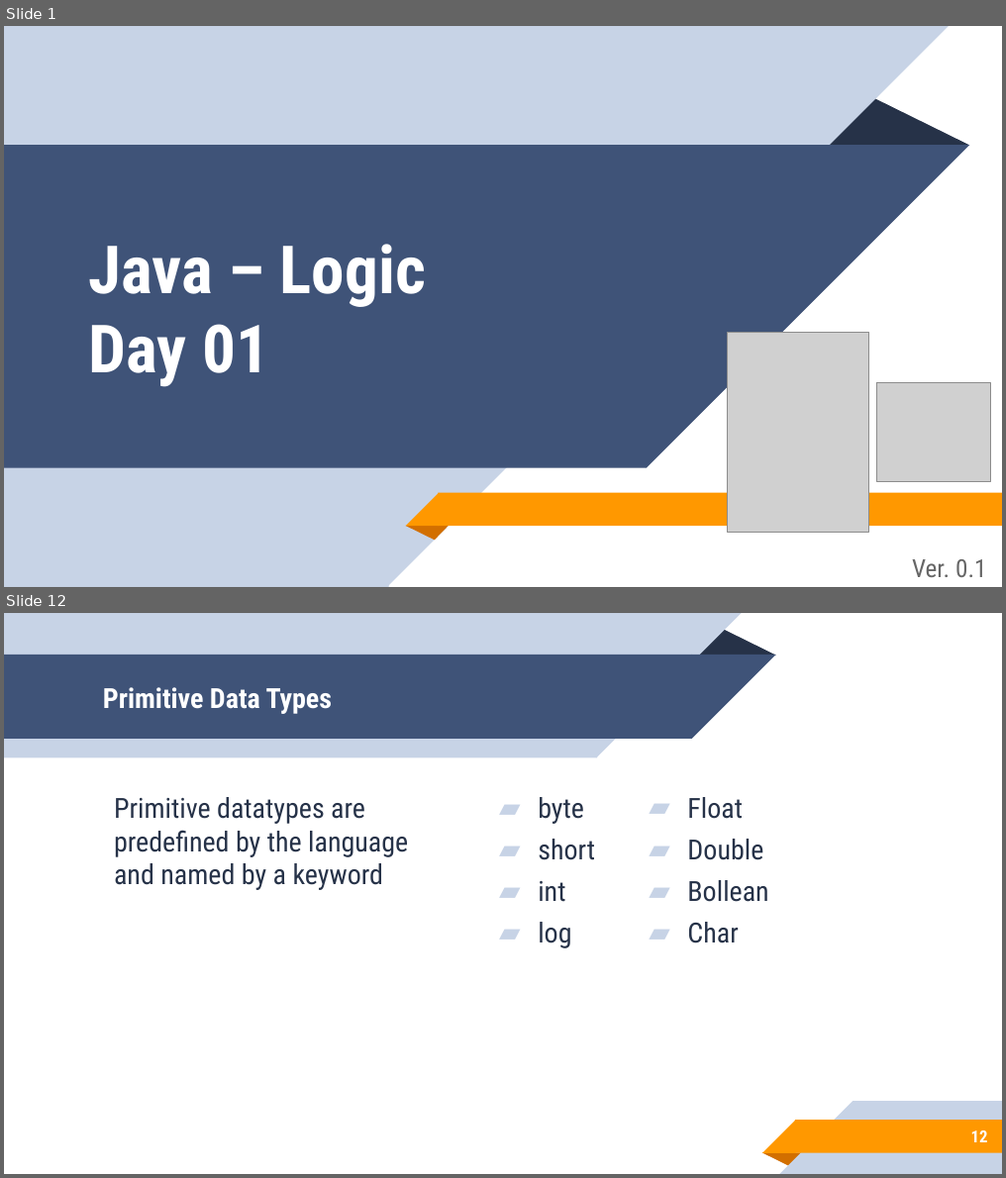
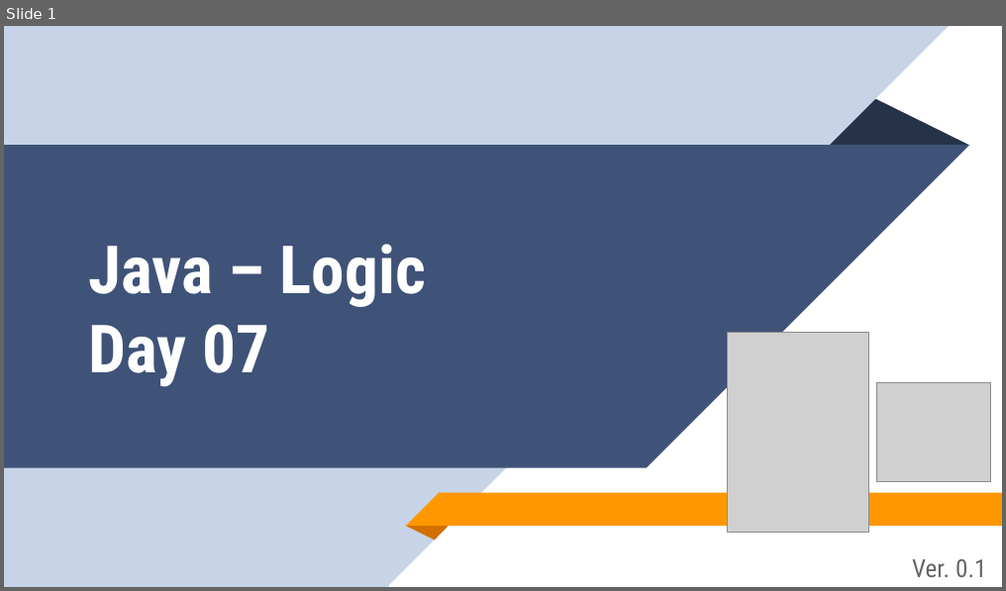
Before and after one commit to aronipurwanto/materi-xa, a slide deck: java/java-logic/Slide-Java-Logic-07.pptx. Shown one above the other, each under a label of ours: slides 1 and 12 before the commit, slide 1 after it; the slides between them are not shown. The pictures are 1006x1178 and 1006x591 pixels, drawn with LibreOffice and Linux fonts; fonts in the diff are those of the drawing; grey boxes stand for pictures. Boxes give left, top, right and bottom in pixels: in the first picture for what was removed or moved away, otherwise in the second. Text is boxed around its words. In the diff, an @@ line names an element or a change of style, - is before the commit and + after.

Commit message:
update logic 6

```diff
--- a/java/java-logic/Slide-Java-Logic-07.pptx
+++ b/java/java-logic/Slide-Java-Logic-07.pptx
@@ slide 12 removed at (4,613,1002,1174), background #FFFFFF @@
@@ group removed at (4,613,775,758): 2 rectangles, 2 right triangles, 1 triangle @@
@@ title removed at (103,687,333,714) @@
-Primitive Data Types
@@ text removed at (114,797,408,890) @@
-Primitive datatypes are predefined by the language and named by a keyword
@@ text removed at (538,797,595,949) @@
-▰ byte
-▰ short
-▰ int
-▰ log
@@ text removed at (687,797,768,944) @@
-▰ Float
-▰ Double
-▰ Bollean
-▰ Char
@@ group removed at (762,1101,1002,1173): 2 rectangles, 2 right triangles, 1 triangle @@
@@ page number removed at (971,1131,988,1143) @@
-12
@@ slide 1 changed as well @@
@@ title at (89,244,426,387): text changed @@
-Java – Logic
-Day 01
+Java – Logic
+Day 07
```
Also in this commit, not shown: 12 other slides changed, 40 slides added, 20 other slides removed, 41 other files.
